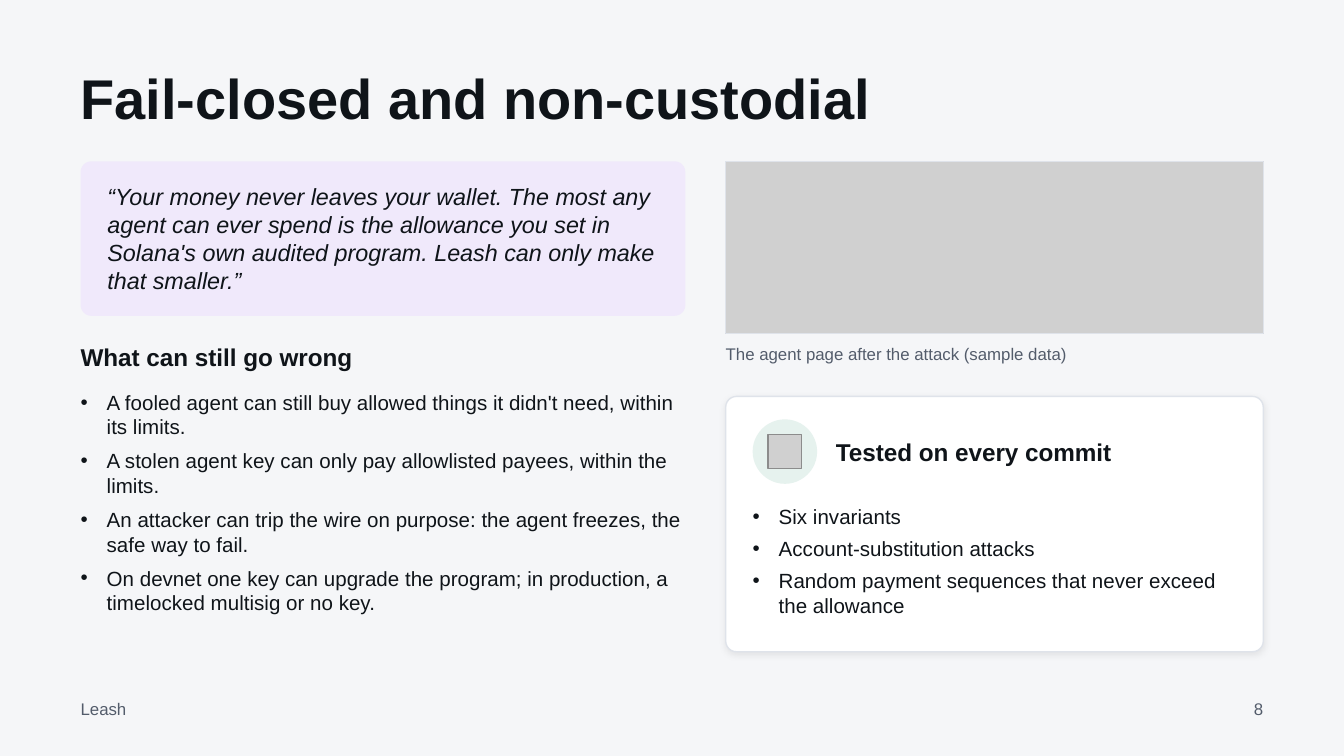
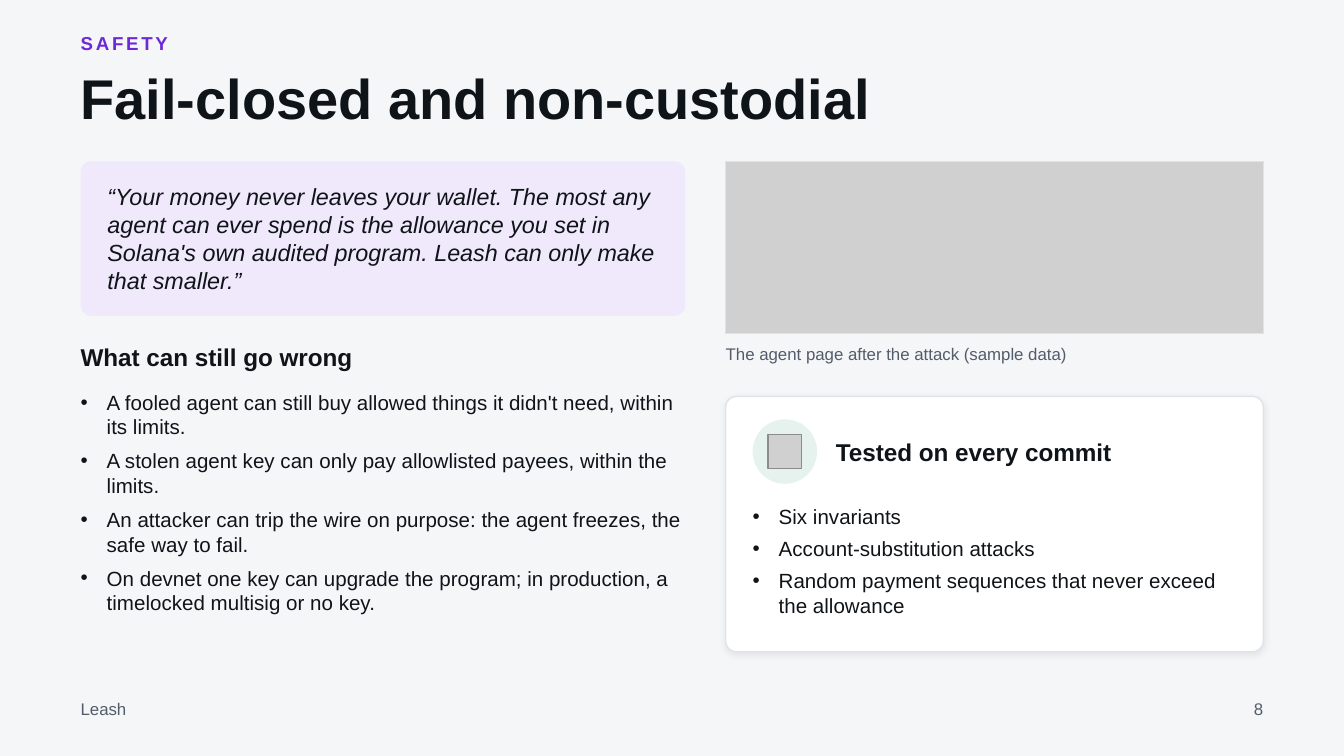
Before and after one commit to parthdeshmukh488-ops/hub, a slide deck: slide 8 of docs/pitch/leash-deck.pptx. Drawn at 1344x756 pixels with LibreOffice and Linux fonts; fonts in the diff are those of the drawing; grey boxes stand for pictures. Boxes give left, top, right and bottom in pixels: in the first picture for what was removed or moved away, otherwise in the second. Text is boxed around its words. In the diff, an @@ line names an element or a change of style, - is before the commit and + after.

```diff
--- a/docs/pitch/leash-deck.pptx
+++ b/docs/pitch/leash-deck.pptx
@@ text added at (81, 37, 168, 50), 10 pt, text #6D28D9, bold @@
+SAFETY
```
Also in this commit, not shown: 10 other slides changed, 4 other files.
